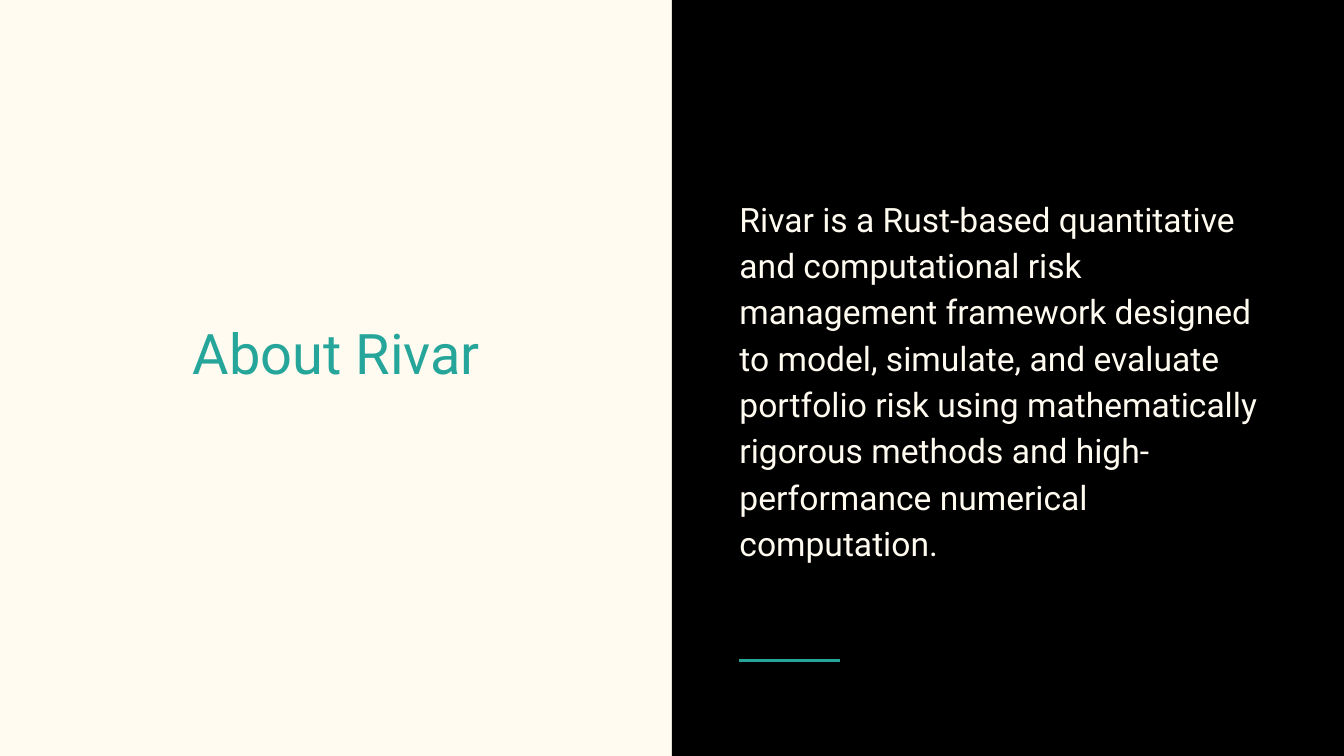
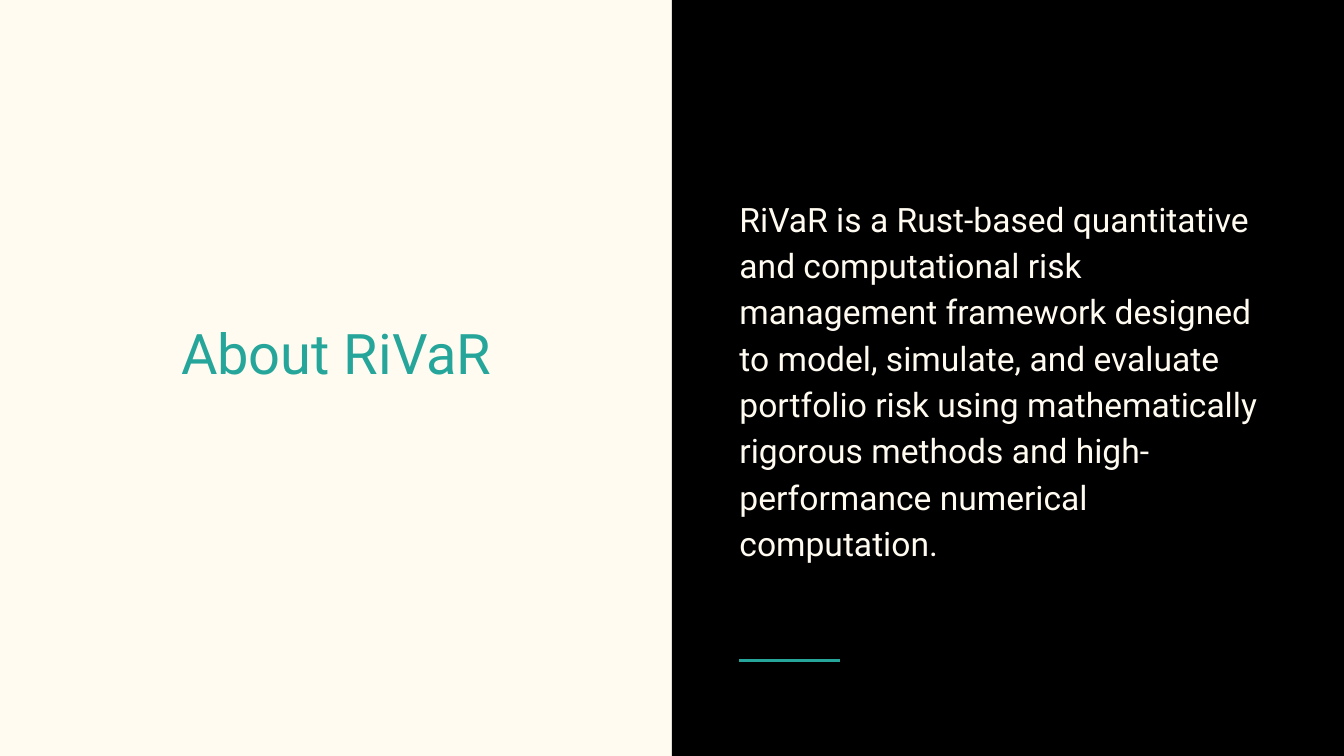
Before and after one commit to RiVaR-Imperial/resources-used, a slide deck: slide 3 of RiVaR-College.pptx. Drawn at 1344x756 pixels with LibreOffice and Linux fonts; fonts in the diff are those of the drawing. Boxes give left, top, right and bottom in pixels: in the first picture for what was removed or moved away, otherwise in the second. Text is boxed around its words. In the diff, an @@ line names an element or a change of style, - is before the commit and + after.

Commit message:
new ppt update

```diff
--- a/RiVaR-College.pptx
+++ b/RiVaR-College.pptx
@@ text at (x1=739, y1=206, x2=1257, y2=563): text changed @@
-Rivar is a Rust-based quantitative and computational risk management framework designed to model, simulate, and evaluate portfolio risk using mathematically rigorous methods and high-performance numerical computation.
+RiVaR is a Rust-based quantitative and computational risk management framework designed to model, simulate, and evaluate portfolio risk using mathematically rigorous methods and high-performance numerical computation.
@@ title at (x1=181, y1=332, x2=491, y2=375): text changed @@
-About Rivar
+About RiVaR
```
Also in this commit, not shown: 2 other slides changed.
